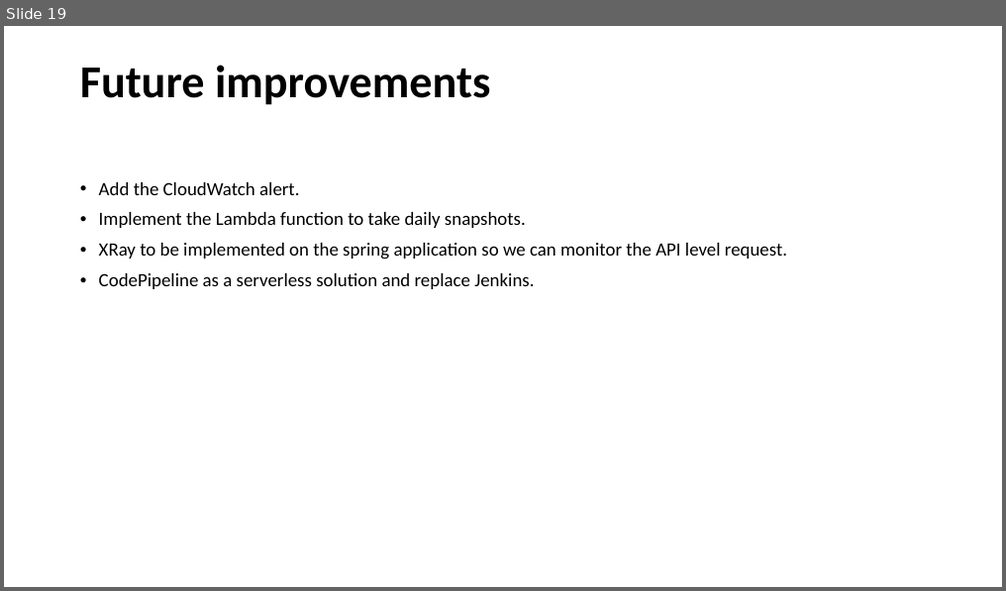
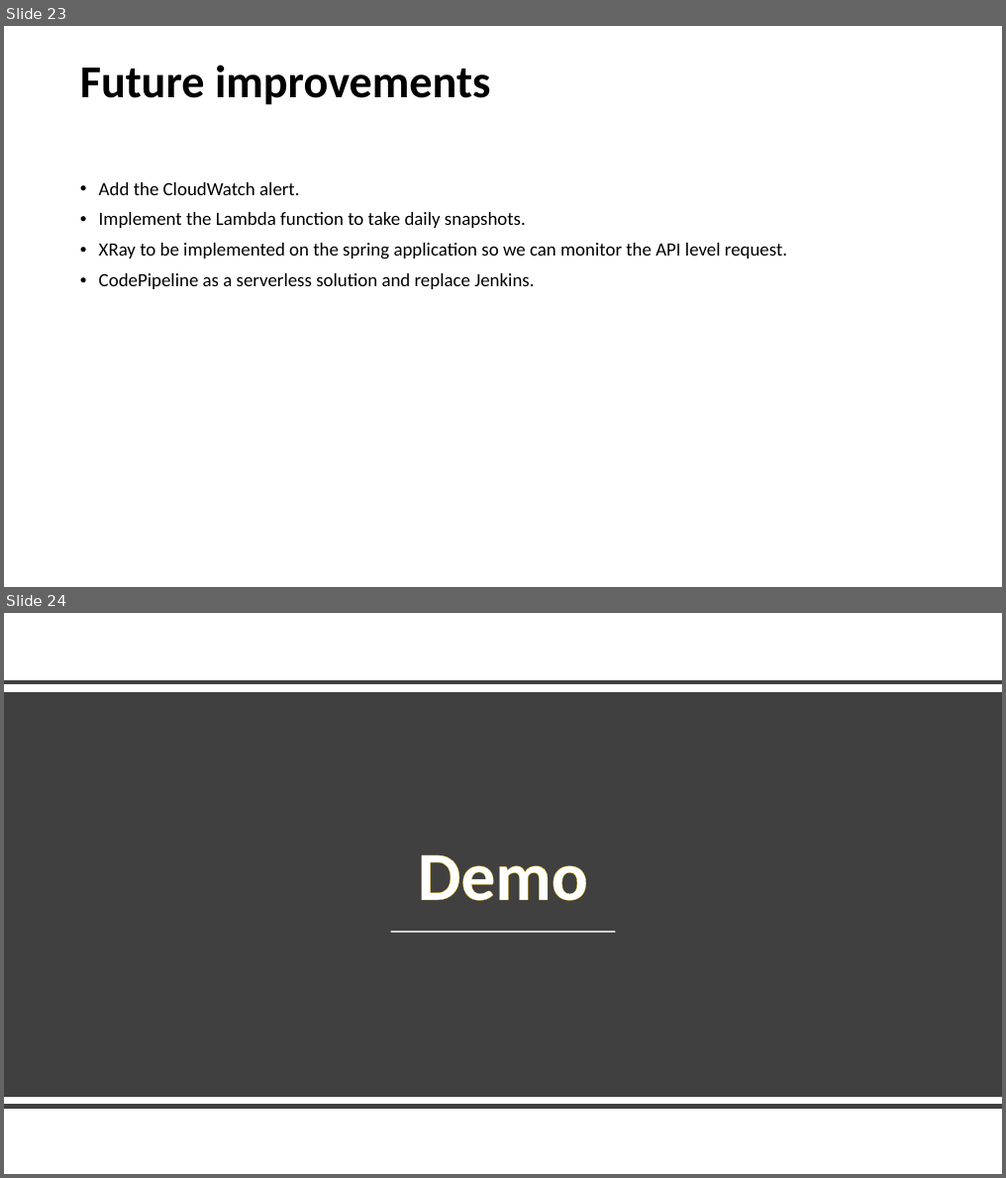
Before and after one commit to Shana12345/QAC-group-project, a slide deck: documentation/Group presentation.pptx. Shown one above the other, each under a label of ours: slide 19 before the commit, slides 23 and 24 after it. The pictures are 1006x591 and 1006x1178 pixels, drawn with LibreOffice and Linux fonts; fonts in the diff are those of the drawing. Boxes give left, top, right and bottom in pixels: in the first picture for what was removed or moved away, otherwise in the second. Text is boxed around its words. In the diff, an @@ line names an element or a change of style, - is before the commit and + after.

```diff
--- a/documentation/Group presentation.pptx
+++ b/documentation/Group presentation.pptx
@@ slide 24 added at box(4, 613, 1002, 1174), background #FFFFFF @@
@@ line added from (4, 682) to (1002, 682), #404040 4 pt @@
@@ rectangle added at box(4, 692, 1002, 1097), fill #404040 @@
@@ text added at box(418, 855, 588, 901), 66 pt, text #FFFFFF, bold @@
+Demo
@@ line added from (391, 932) to (616, 932), #FFFFFF 1.5 pt @@
@@ line added from (4, 1106) to (1002, 1106), #404040 4 pt @@
@@ what was slide 19 is now slide 23 @@
```
Also in this commit, not shown: 1 slide changed, 5 other slides added, 3 slides removed, 1 other file.
